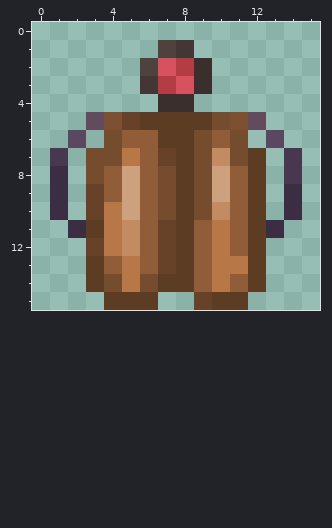
One commit to this pixel-art sprite: resources/ad_astra/textures/item/oxygen_gear.png. The picture above is the old version.
The file is 16x16 pixels. Colours within 5 levels of each other are drawn and written as one.
Now the later version:
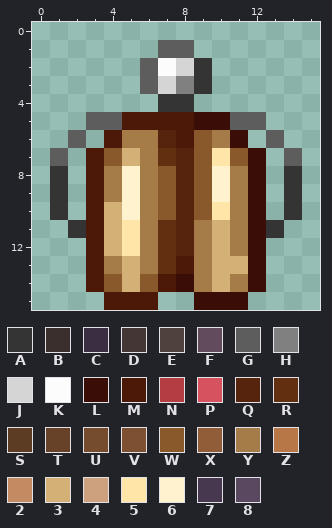
Palette (. is transparent): A #343434  B #3b2f2e  C #3b2e42  D #433634  E #4f413d  F #614b5c  G #5d5d5d  H #808080  J #d5d5d5  K #fcfcfc  L #3a0e06  M #4c1909  N #b43d43  P #d6525e  Q #56240d  R #632f11  S #5d3c24  T #674228  U #754c2d  V #7c5030  W #89592c  X #905d38  Y #a57b48  Z #b87747  2 #c28b62  3 #d3b176  4 #cda07e  5 #ffe6a8  6 #fff2ce  7 #473850  8 #5a4861
The exact change:
Changed rows in their new state; - is an unchanged pixel.
first column x 1:
 1 ------GG------
 2 -----GKJA-----
 3 -----GJHA-----
 4 ------AA------
 5 --GGMMMMLLGG--
 6 -G-MYYQMWYL-G-
 7 G-MW3YRQW5WL-G
 8 A-MY6YWQW6YL-A
 9 A-MY6YWQW6YL-A
10 A-M36YWQW5YL-A
11 -AM35YRQY3YLA-
12 --M35YRQY3YL--
13 --MY3YRMY33L--
14 --MW3WMLY3YL--
15 ---MMM--LLL---
